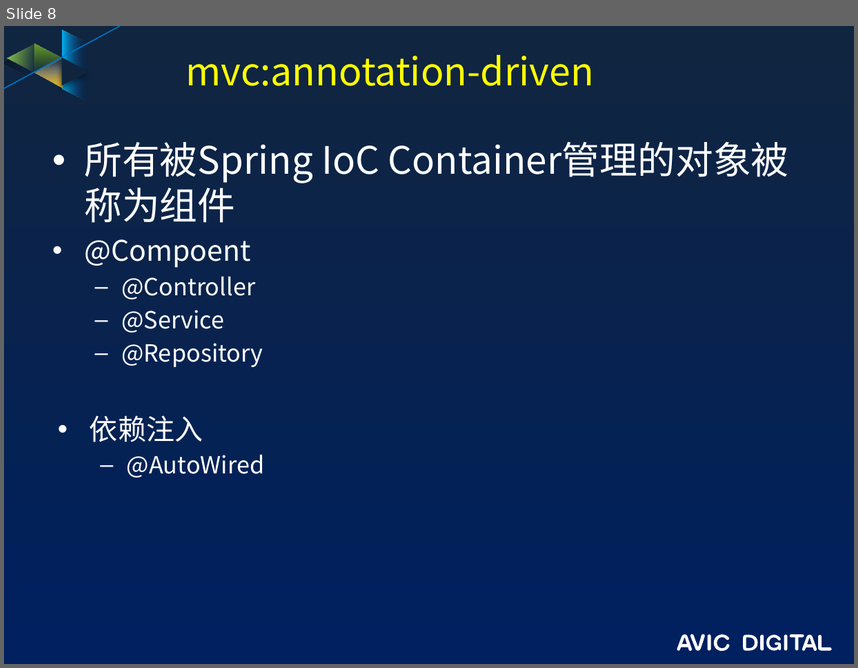
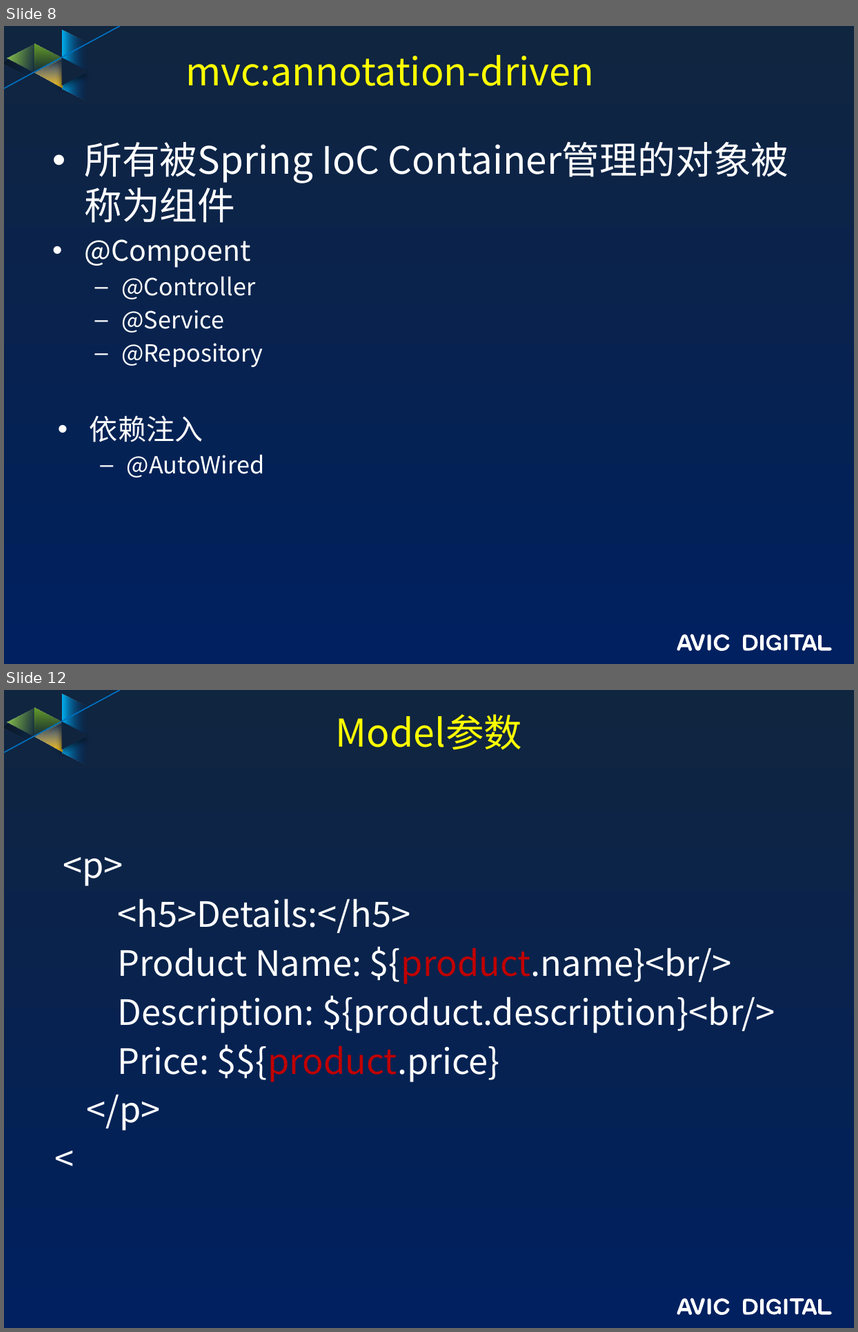
Before and after one commit to guofengzh/java-way, a slide deck: spring/docs/08-spring-mvc.pptx. Shown one above the other, each under a label of ours: slide 8 before the commit, slides 8 and 12 after it; the slides between them are not shown. The pictures are 858x668 and 858x1332 pixels, drawn with LibreOffice and Linux fonts; fonts in the diff are those of the drawing; background and template pictures are left out. Boxes give left, top, right and bottom in pixels: in the first picture for what was removed or moved away, otherwise in the second. Text is boxed around its words. In the diff, an @@ line names an element or a change of style, - is before the commit and + after.

```diff
--- a/spring/docs/08-spring-mvc.pptx
+++ b/spring/docs/08-spring-mvc.pptx
@@ slide 12 added at box(4, 690, 854, 1328), background gradient #10253F to #002060; not listed: 17 template elements that a slide beside it also shows @@
@@ title added at box(336, 714, 522, 750), 32.4 pt, text #FFFF00 @@
+Model参数
@@ text added at box(63, 857, 775, 1130), 29.6 pt, text #FFFFFF @@
+<p>
+<h5>Details:</h5>
+Product Name: ${product.name}<br/>
+Description: ${product.description}<br/>
+Price: $${product.price}
+</p>
+<
```
Also in this commit, not shown: 5 other slides added, 13 other files.
